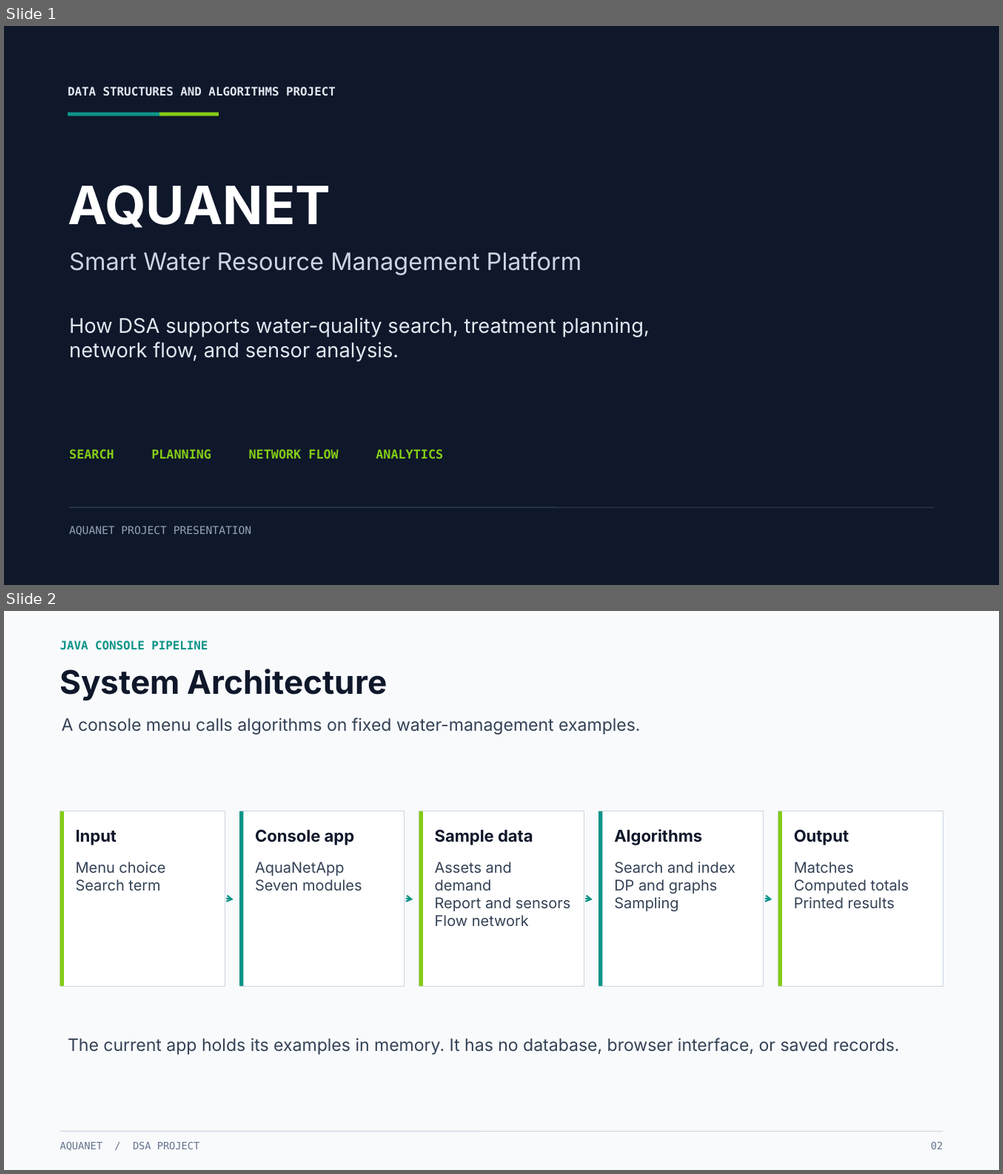
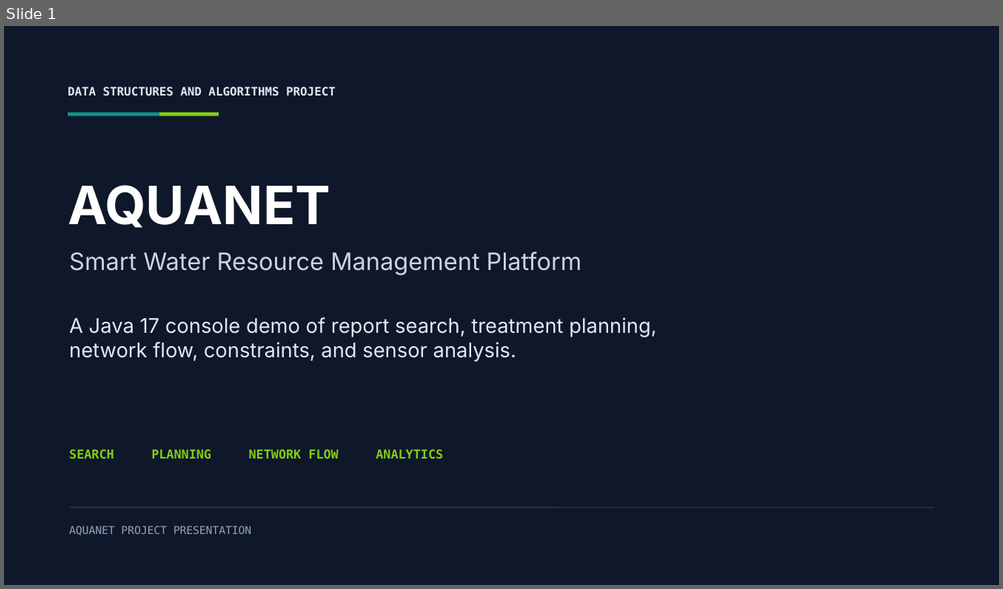
Before and after one commit to yashwanth-1729/aqua-net, a slide deck: presentation/AquaNet_DSA_Project_Presentation.pptx. Shown one above the other, each under a label of ours: slides 1 and 2 before the commit, slide 1 after it. The pictures are 1003x1174 and 1003x589 pixels, drawn with LibreOffice and Linux fonts; fonts in the diff are those of the drawing. Boxes give left, top, right and bottom in pixels: in the first picture for what was removed or moved away, otherwise in the second. Text is boxed around its words. In the diff, an @@ line names an element or a change of style, - is before the commit and + after.

Commit message:
Condense AquaNet presentation to six slides

```diff
--- a/presentation/AquaNet_DSA_Project_Presentation.pptx
+++ b/presentation/AquaNet_DSA_Project_Presentation.pptx
@@ slide 2 removed at (4, 611, 999, 1170), background #F8FAFC @@
@@ text removed at (60, 641, 208, 650) @@
-JAVA CONSOLE PIPELINE
@@ text removed at (60, 669, 387, 701) @@
-System Architecture
@@ text removed at (62, 718, 640, 735) @@
-A console menu calls algorithms on fixed water-management examples.
@@ rectangle removed at (60, 812, 225, 986) @@
@@ rectangle removed at (60, 812, 64, 986) @@
@@ text removed at (76, 830, 116, 846) @@
-Input
@@ rectangle removed at (240, 812, 404, 986) @@
@@ rectangle removed at (240, 812, 244, 986) @@
@@ text removed at (255, 829, 355, 846) @@
-Console app
@@ rectangle removed at (419, 812, 583, 986) @@
@@ rectangle removed at (419, 812, 423, 986) @@
@@ text removed at (435, 829, 533, 846) @@
-Sample data
@@ rectangle removed at (599, 812, 763, 986) @@
@@ rectangle removed at (599, 812, 603, 986) @@
@@ text removed at (614, 829, 702, 846) @@
-Algorithms
@@ rectangle removed at (779, 812, 943, 986) @@
@@ rectangle removed at (779, 812, 782, 986) @@
@@ text removed at (794, 829, 848, 846) @@
-Output
@@ text removed at (76, 862, 165, 891) @@
-Menu choice
-Search term
@@ text removed at (255, 862, 362, 891) @@
-AquaNetApp
-Seven modules
@@ text removed at (435, 862, 571, 926) @@
-Assets and demand
-Report and sensors
-Flow network
@@ text removed at (614, 862, 735, 912) @@
-Search and index
-DP and graphs
-Sampling
@@ text removed at (794, 862, 909, 909) @@
-Matches
-Computed totals
-Printed results
@@ arrow removed from (227, 899) to (233, 900) @@
@@ arrow removed from (407, 899) to (413, 900) @@
@@ arrow removed from (586, 899) to (593, 900) @@
@@ arrow removed from (766, 899) to (771, 900) @@
@@ text removed at (68, 1038, 899, 1055) @@
-The current app holds its examples in memory. It has no database, browser interface, or saved records.
@@ line removed from (60, 1132) to (942, 1132) @@
@@ text removed at (60, 1142, 199, 1151) @@
-AQUANET / DSA PROJECT
@@ text removed at (930, 1142, 942, 1150) @@
-02
@@ slide 1 changed as well @@
@@ text at (69, 318, 656, 362): text changed @@
-How DSA supports water-quality search, treatment planning,
-network flow, and sensor analysis.
+A Java 17 console demo of report search, treatment planning,
+network flow, constraints, and sensor analysis.
```
Also in this commit, not shown: 5 other slides changed, 3 other slides removed.
